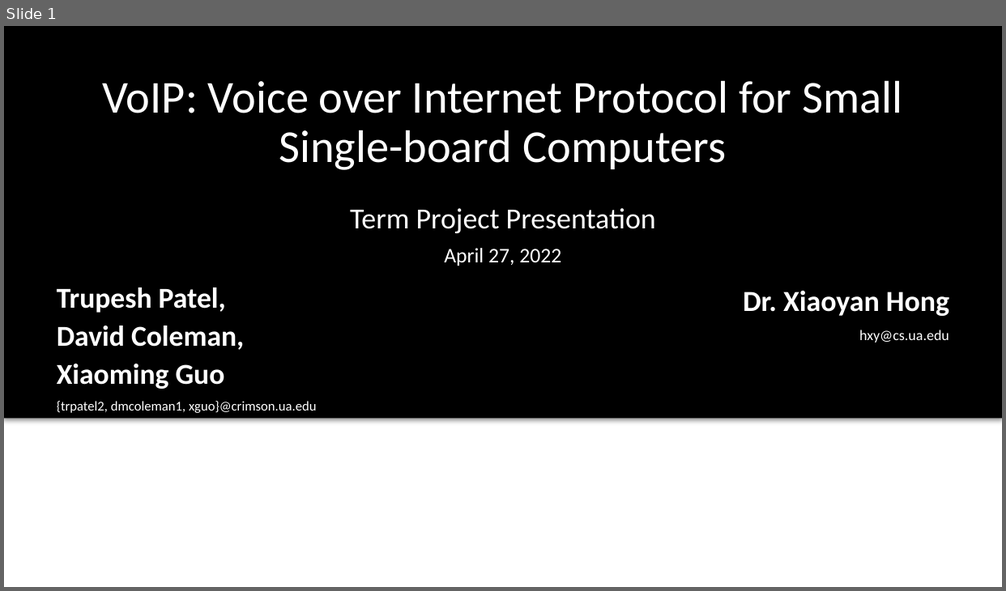
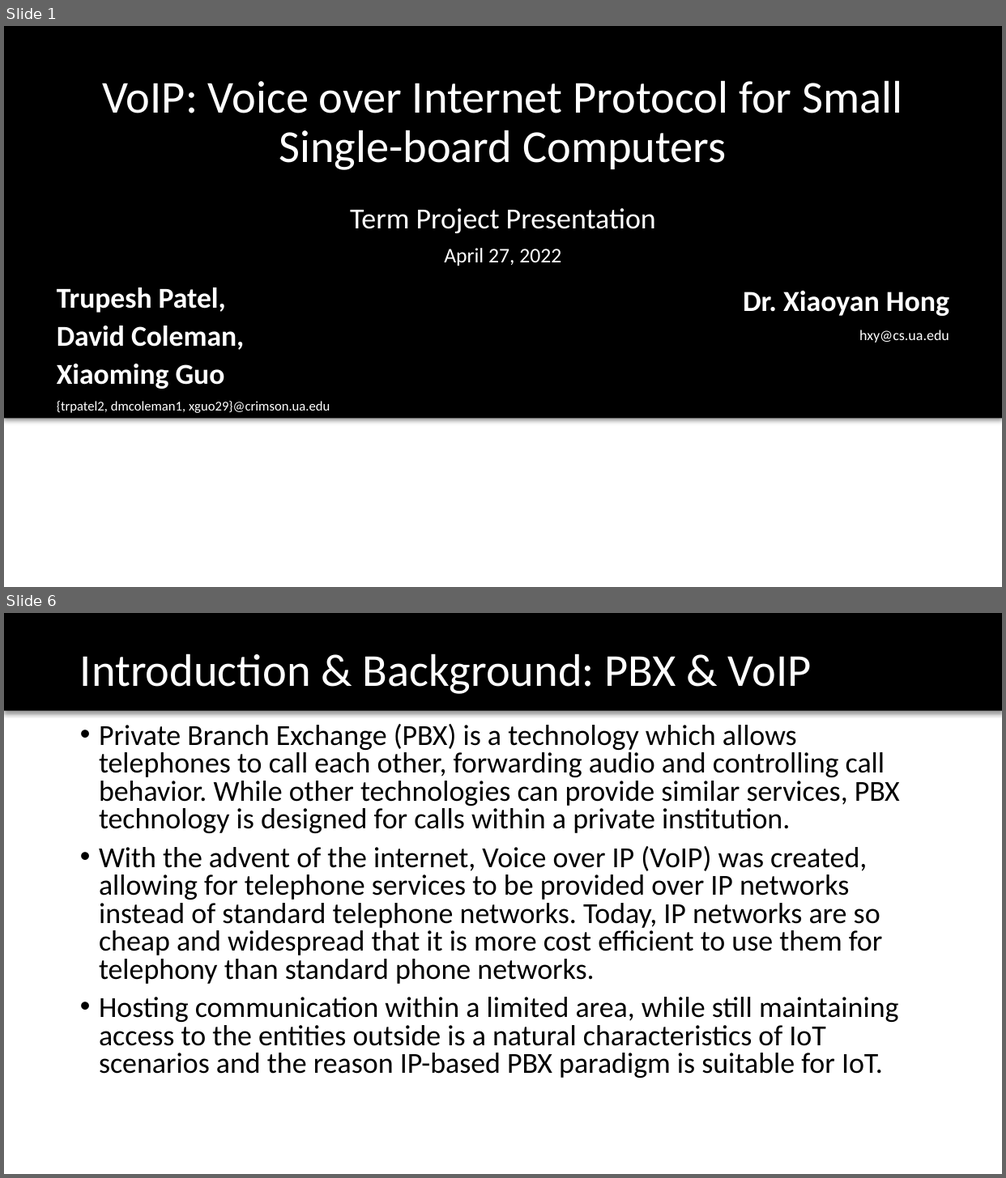
Before and after one commit to TrupeshKumarPatel/IoT_RaspberryPi, a slide deck: project_presentation/VoIP_final_presentation.pptx. Shown one above the other, each under a label of ours: slide 1 before the commit, slides 1 and 6 after it; the slides between them are not shown. The pictures are 1006x591 and 1006x1178 pixels, drawn with LibreOffice and Linux fonts; fonts in the diff are those of the drawing; background and template pictures are left out. Boxes give left, top, right and bottom in pixels: in the first picture for what was removed or moved away, otherwise in the second. Text is boxed around its words. In the diff, an @@ line names an element or a change of style, - is before the commit and + after.

```diff
--- a/project_presentation/VoIP_final_presentation.pptx
+++ b/project_presentation/VoIP_final_presentation.pptx
@@ slide 6 added at [4, 613, 1002, 1174], background #FFFFFF @@
@@ rectangle added at [4, 613, 1002, 711], fill #000000 @@
@@ title added at [80, 653, 812, 694], 44 pt, text #FFFFFF @@
+Introduction & Background: PBX & VoIP
@@ text added at [99, 724, 900, 1078], 28 pt, text #000000 @@
+• Private Branch Exchange (PBX) is a technology which allows telephones to call each other, forwarding audio and controlling call behavior. While other technologies can provide similar services, PBX technology is designed for calls within a private institution.
+• With the advent of the internet, Voice over IP (VoIP) was created, allowing for telephone services to be provided over IP networks instead of standard telephone networks. Today, IP networks are so cheap and widespread that it is more cost efficient to use them for telephony than standard phone networks.
+• Hosting communication within a limited area, while still maintaining access to the entities outside is a natural characteristics of IoT scenarios and the reason IP-based PBX paradigm is suitable for IoT.
@@ slide 1 changed as well @@
@@ text at [57, 401, 330, 413]: text changed @@
-{trpatel2, dmcoleman1, xguo}@crimson.ua.edu
+{trpatel2, dmcoleman1, xguo29}@crimson.ua.edu
```
Also in this commit, not shown: 18 other slides added, 1 other file.
